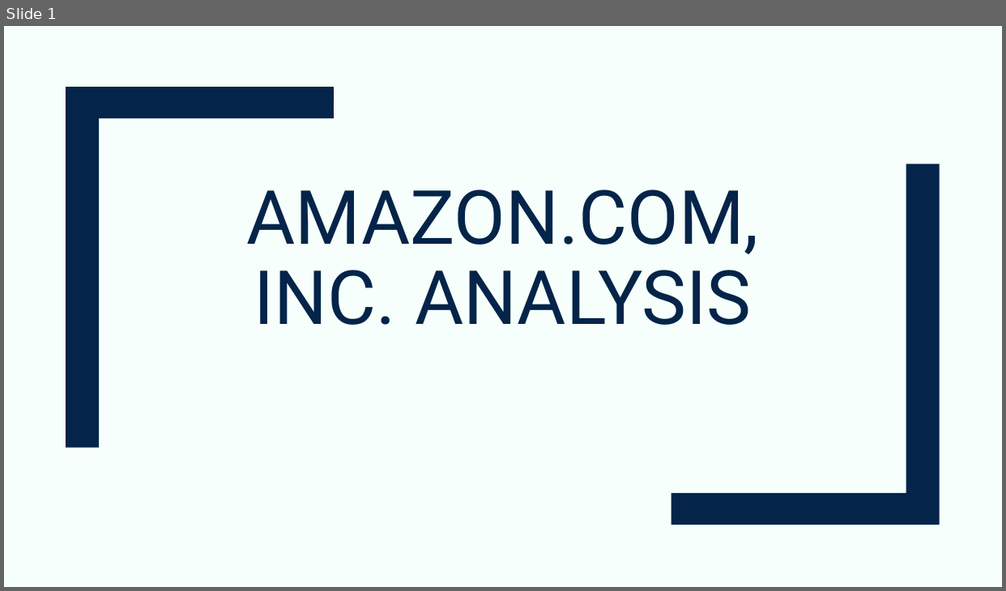
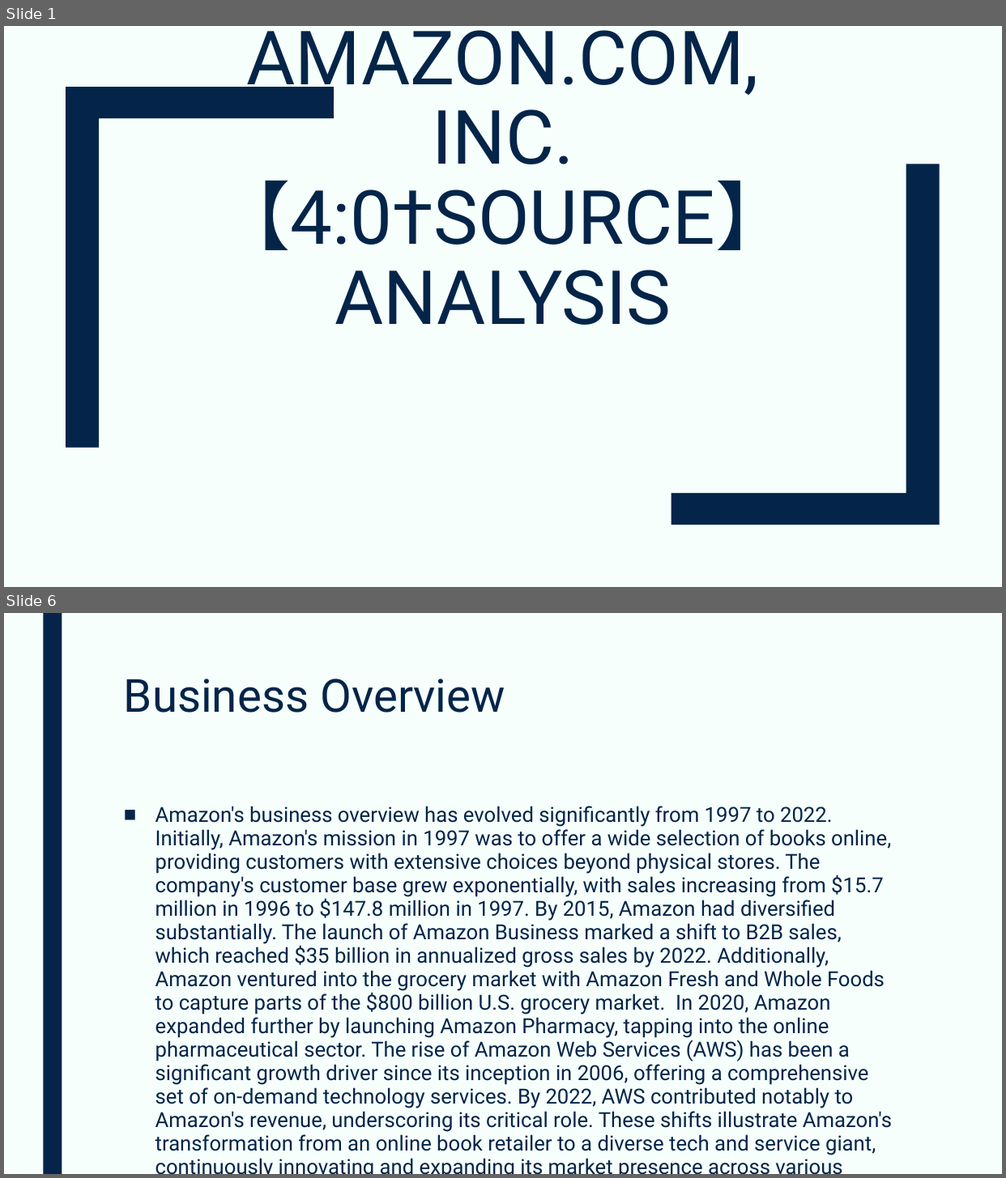
Before and after one commit to devangovind/AMUCLDISS, a slide deck: fastapi-backend/app/pres/output.pptx. Shown one above the other, each under a label of ours: slide 1 before the commit, slides 1 and 6 after it; the slides between them are not shown. The pictures are 1006x591 and 1006x1178 pixels, drawn with LibreOffice and Linux fonts; fonts in the diff are those of the drawing. Boxes give left, top, right and bottom in pixels: in the first picture for what was removed or moved away, otherwise in the second. Text is boxed around its words. In the diff, an @@ line names an element or a change of style, - is before the commit and + after.

```diff
--- a/fastapi-backend/app/pres/output.pptx
+++ b/fastapi-backend/app/pres/output.pptx
@@ slide 6 added at (4,613,1002,1174), background #F6FFFB @@
@@ rectangle added at (43,613,62,1174), fill #042449 @@
@@ title added at (124,679,505,713), 44 pt, text #042449 @@
+Business Overview
@@ text added at (155,806,892,1156), 20 pt, text #042449 @@
+■ Amazon's business overview has evolved significantly from 1997 to 2022. Initially, Amazon's mission in 1997 was to offer a wide selection of books online, providing customers with extensive choices beyond physical stores. The company's customer base grew exponentially, with sales increasing from $15.7 million in 1996 to $147.8 million in 1997. By 2015, Amazon had diversified substantially. The launch of Amazon Business marked a shift to B2B sales, which reached $35 billion in annualized gross sales by 2022. Additionally, Amazon ventured into the grocery market with Amazon Fresh and Whole Foods to capture parts of the $800 billion U.S. grocery market. In 2020, Amazon expanded further by launching Amazon Pharmacy, tapping into the online pharmaceutical sector. The rise of Amazon Web Services (AWS) has been a significant growth driver since its inception in 2006, offering a comprehensive set of on-demand technology services. By 2022, AWS contributed notably to Amazon's revenue, underscoring its critical role. These shifts illustrate Amazon's transformation from an online book retailer to a diverse tech and service giant, continuously innovating and expanding its market presence across various sectors.
@@ slide 1 changed as well @@
@@ title at (215,30,791,325): text changed @@
-AMAZON.COM, INC. ANALYSIS
+AMAZON.COM, INC.【4:0†SOURCE】 ANALYSIS
```
Also in this commit, not shown: 3 other slides changed, 3 other slides added, 2 slides removed, 2 other files.
